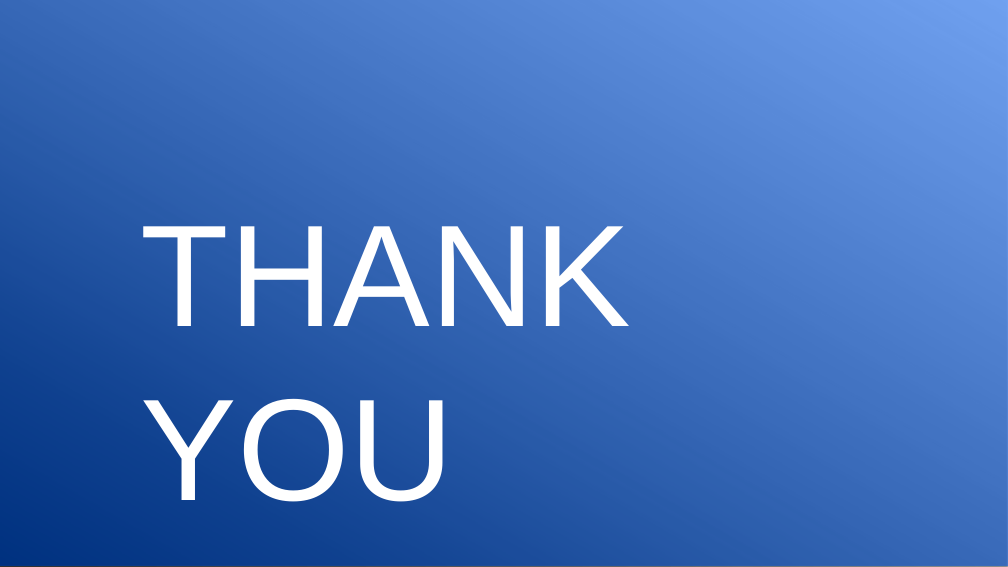
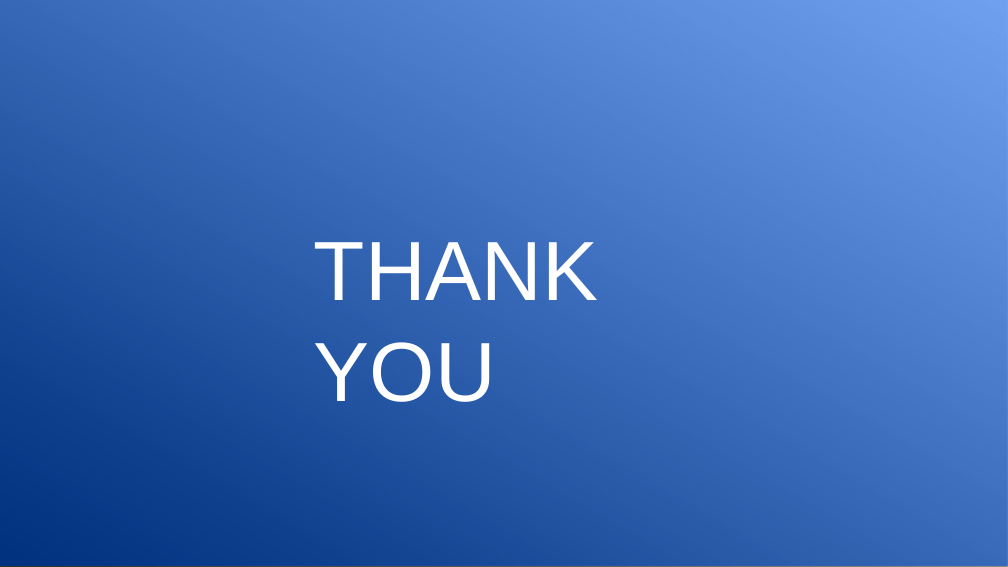
Before and after one commit to Chakrapani2122/Major-Project, a slide deck: slide 11 of Major Project.pptx. Drawn at 1008x567 pixels with LibreOffice and Linux fonts; fonts in the diff are those of the drawing. Boxes give left, top, right and bottom in pixels: in the first picture for what was removed or moved away, otherwise in the second. Text is boxed around its words. In the diff, an @@ line names an element or a change of style, - is before the commit and + after.

```diff
--- a/Major Project.pptx
+++ b/Major Project.pptx
@@ text "THANK YOU": place and size @@
-text "THANK YOU" at [141,226,632,502]
+text "THANK YOU" at [314,242,598,402]
@@ text "THANK YOU" at [314,242,598,402]: size 138 to 80 pt @@
```
Also in this commit, not shown: 10 other slides changed.
